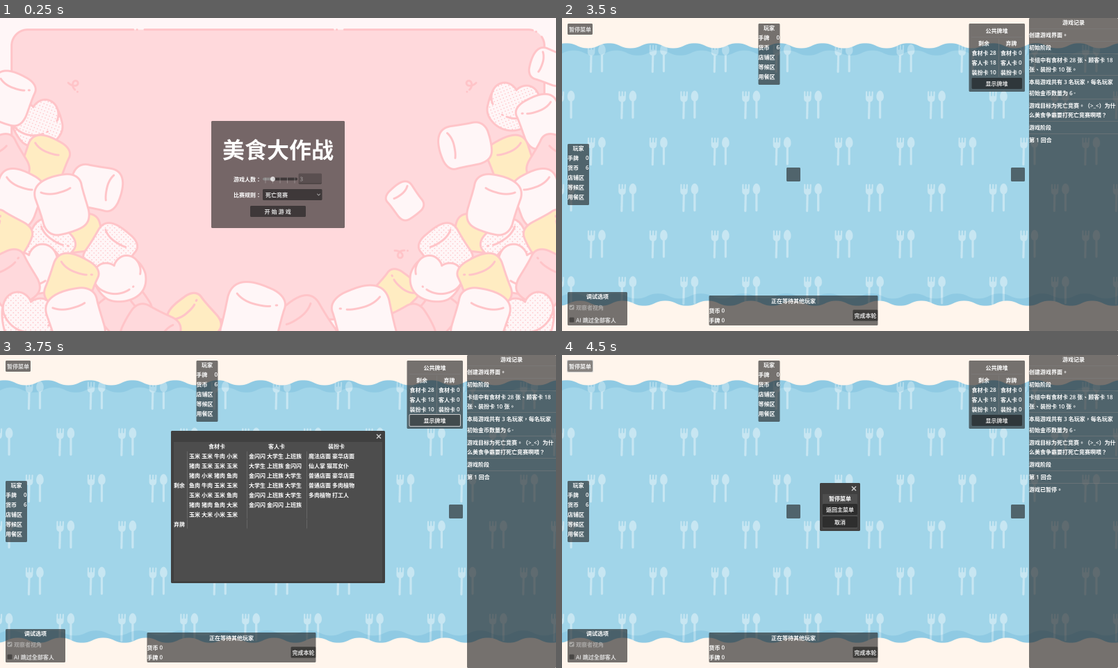
Above: before the commit, frames 1-4 (two rows, left to right).
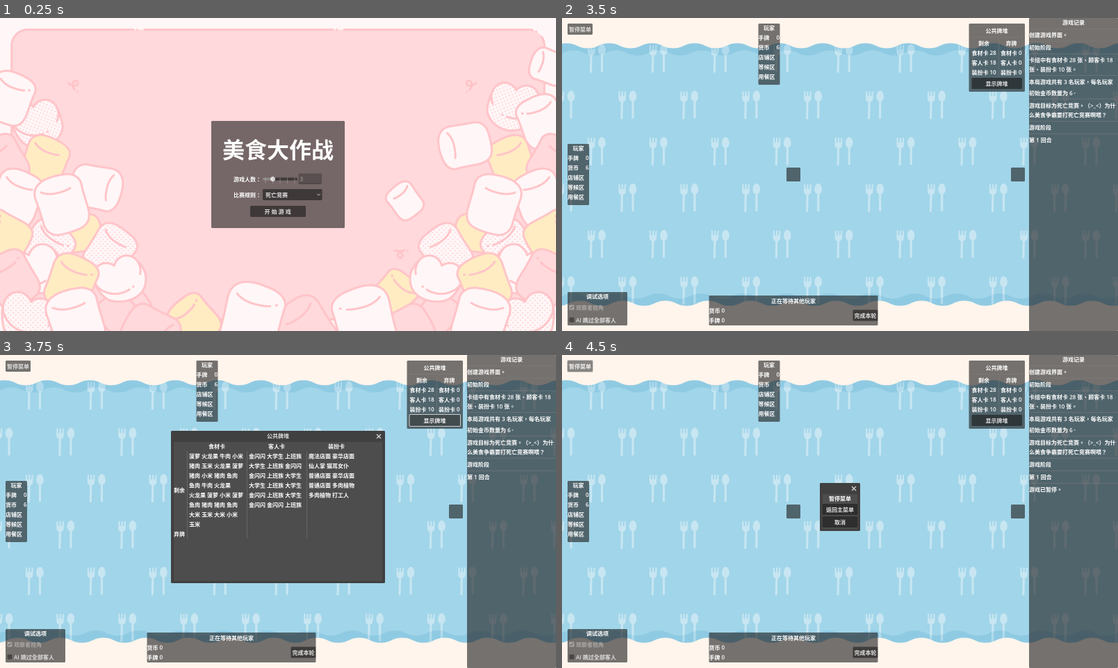
Above: after the commit, the same moments.

Repository: LautskyStudio/FoodCombat
Game: Godot game, scene res://scenes/home_screen.tscn
Same seed, same stepped clock (60 frames per second), same inputs: the game is played once before the commit and once after it.
Inputs:
- Up to frame 1 (0.25 s): no input
- Up to frame 2 (3.5 s): click "死亡竞赛" at 0.5 s; click "开 始 游 戏" at 1.25 s; click "死亡竞赛" at 2 s; click "开 始 游 戏" at 2.75 s
- Up to frame 3 (3.75 s): click "显示牌堆" at 3.5 s
- Up to frame 4 (4.5 s): click "暂停菜单" at 4.25 s

Frames 1-2 are identical in both runs. In frame 3, 0.6% of the frame differs, in the area x 31-56%, y 24-59%; in frame 4, nothing differs.

Commit message:
与我一起光合成

Diff:
--- a/models/food_material/food_materials.gd
+++ b/models/food_material/food_materials.gd
@@ -2,48 +2,48 @@
 
 var 大米 = FoodMaterial.new(
 	'大米',
-	'',
+	'一种常见的食材。',
 	'米'
 )
 
 var 小米 = FoodMaterial.new(
 	'小米',
-	'',
+	'也是一种常见的食材。',
 	'米'
 )
 
 var 玉米 = FoodMaterial.new(
 	'玉米',
-	'',
+	'光合作用合成淀粉效率最高的植物。',
 	'水果'
 )
 
 var 菠萝 = FoodMaterial.new(
-	'玉米',
-	'',
+	'菠萝',
+	'大部分菠萝需要浸泡盐水才能变得美味。',
 	'水果'
 )
 
 var 火龙果 = FoodMaterial.new(
-	'玉米',
-	'',
+	'火龙果',
+	'有红肉火龙果和白肉火龙果两种。',
 	'水果'
 )
 
 var 猪肉 = FoodMaterial.new(
 	'猪肉',
-	'',
+	'最常见的一种肉类。',
 	'肉'
 )
 
 var 牛肉 = FoodMaterial.new(
 	'牛肉',
-	'',
+	'优质的蛋白质来源。',
 	'肉'
 )
 
 var 鱼肉 = FoodMaterial.new(
 	'鱼肉',
-	'',
+	'蛋白质含量高。',
 	'肉'
 )
--- a/project.godot
+++ b/project.godot
@@ -33,6 +33,10 @@
 window/size/viewport_width=1600
 window/size/viewport_height=900
 
+[dotnet]
+
+project/assembly_name="FoodCombat"
+
 [input]
 
 game_pause={
--- a/scenes/play_screen/card_deck_popup.gd
+++ b/scenes/play_screen/card_deck_popup.gd
@@ -6,7 +6,6 @@
 
 
 func setup(remaining_dict: Dictionary, discarded_dict: Dictionary) -> void:
-	_clear()
 	_setup_container(%RemainingFoodMaterialsContainer, remaining_dict['food_materials'])
 	_setup_container(%RemainingCostomersContainer, remaining_dict['customers'])
 	_setup_container(%RemainingDecorationsContainer, remaining_dict['decorations'])
@@ -38,3 +37,7 @@
 func _free_all(arr: Array[Node]) -> void:
 	for node in arr:
 		node.queue_free()
+
+
+func _on_popup_hide() -> void:
+	_clear()
--- a/scenes/play_screen/card_deck_popup.tscn
+++ b/scenes/play_screen/card_deck_popup.tscn
@@ -3,6 +3,7 @@
 [ext_resource type="Script" path="res://scenes/play_screen/card_deck_popup.gd" id="1_lx2tf"]
 
 [node name="CardDeckPopup" type="Popup"]
+title = "公共牌堆"
 size = Vector2i(600, 400)
 visible = true
 borderless = false
@@ -113,3 +114,5 @@
 unique_name_in_owner = true
 custom_minimum_size = Vector2(160, 0)
 layout_mode = 2
+
+[connection signal="popup_hide" from="." to="." method="_on_popup_hide"]
